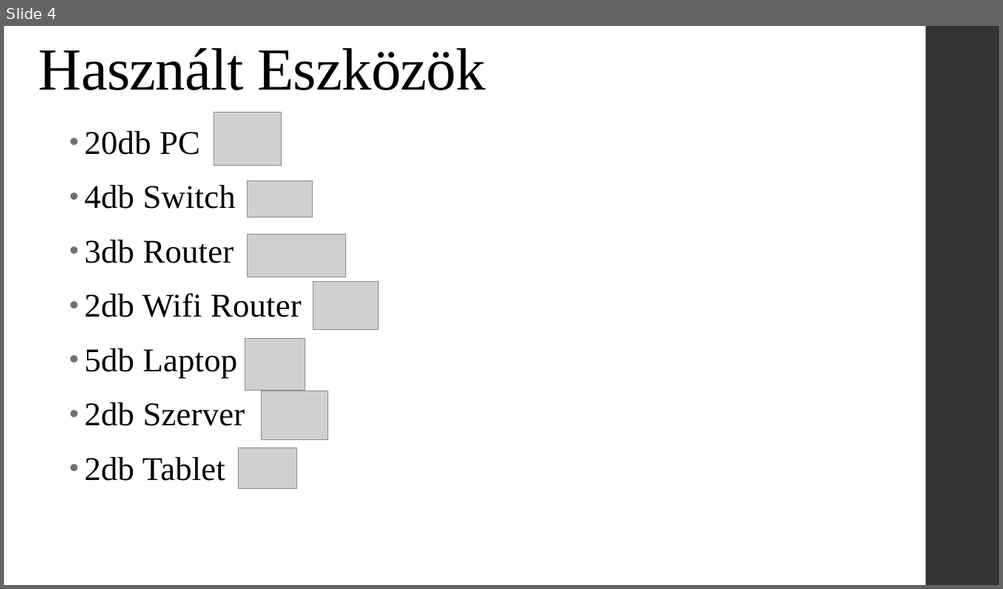
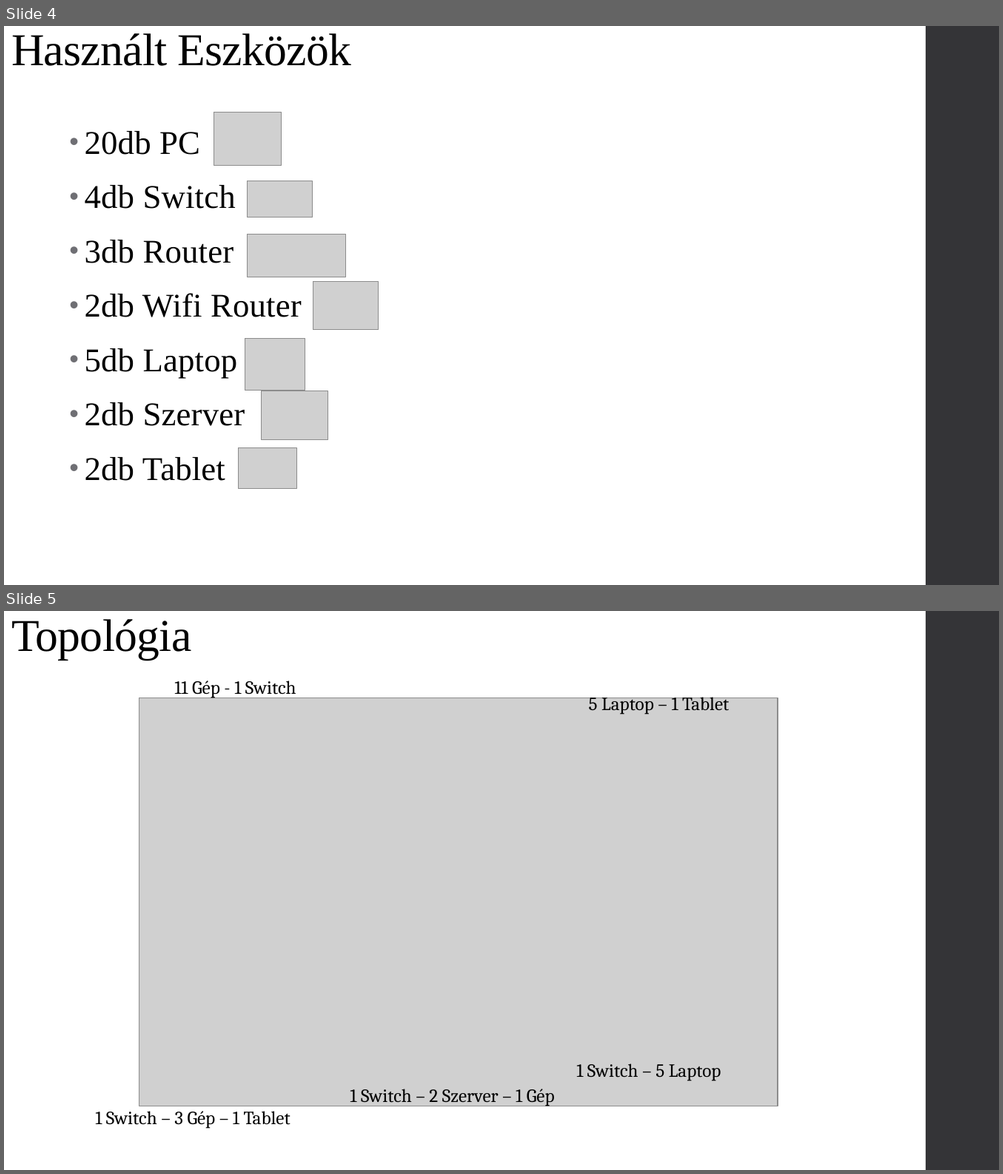
Before and after one commit to OsziMisi/Turros-elelmiszerlanc, a slide deck: Projekt.pptx. Shown one above the other, each under a label of ours: slide 4 before the commit, slides 4 and 5 after it. The pictures are 1003x589 and 1003x1174 pixels, drawn with LibreOffice and Linux fonts; fonts in the diff are those of the drawing; grey boxes stand for pictures. Boxes give left, top, right and bottom in pixels: in the first picture for what was removed or moved away, otherwise in the second. Text is boxed around its words. In the diff, an @@ line names an element or a change of style, - is before the commit and + after.

```diff
--- a/Projekt.pptx
+++ b/Projekt.pptx
@@ slide 5 added at (4, 611, 999, 1170), background #FFFFFF; not listed: 1 template element that a slide beside it also shows @@
@@ title added at (11, 619, 191, 659), 44 pt, text #000000 @@
+Topológia
@@ picture added at (139, 698, 778, 1106) @@
@@ text added at (174, 681, 296, 698), 18 pt, text #000000 @@
+11 Gép - 1 Switch
@@ text added at (589, 693, 728, 715), 18 pt, text #000000 @@
+5 Laptop – 1 Tablet
@@ text added at (576, 1064, 721, 1082), 18 pt, text #000000 @@
+1 Switch – 5 Laptop
@@ text added at (350, 1089, 555, 1107), 18 pt, text #000000 @@
+1 Switch – 2 Szerver – 1 Gép
@@ text added at (95, 1111, 290, 1129), 18 pt, text #000000 @@
+1 Switch – 3 Gép – 1 Tablet
@@ slide 4 changed as well @@
@@ title "Használt Eszközök": place and size @@
-title "Használt Eszközök" at (39, 48, 485, 90)
+title "Használt Eszközök" at (11, 33, 352, 66)
@@ title "Használt Eszközök" at (11, 33, 352, 66): size 57.6 to 44 pt @@
```
Also in this commit, not shown: 4 other slides changed, 1 slide removed.
